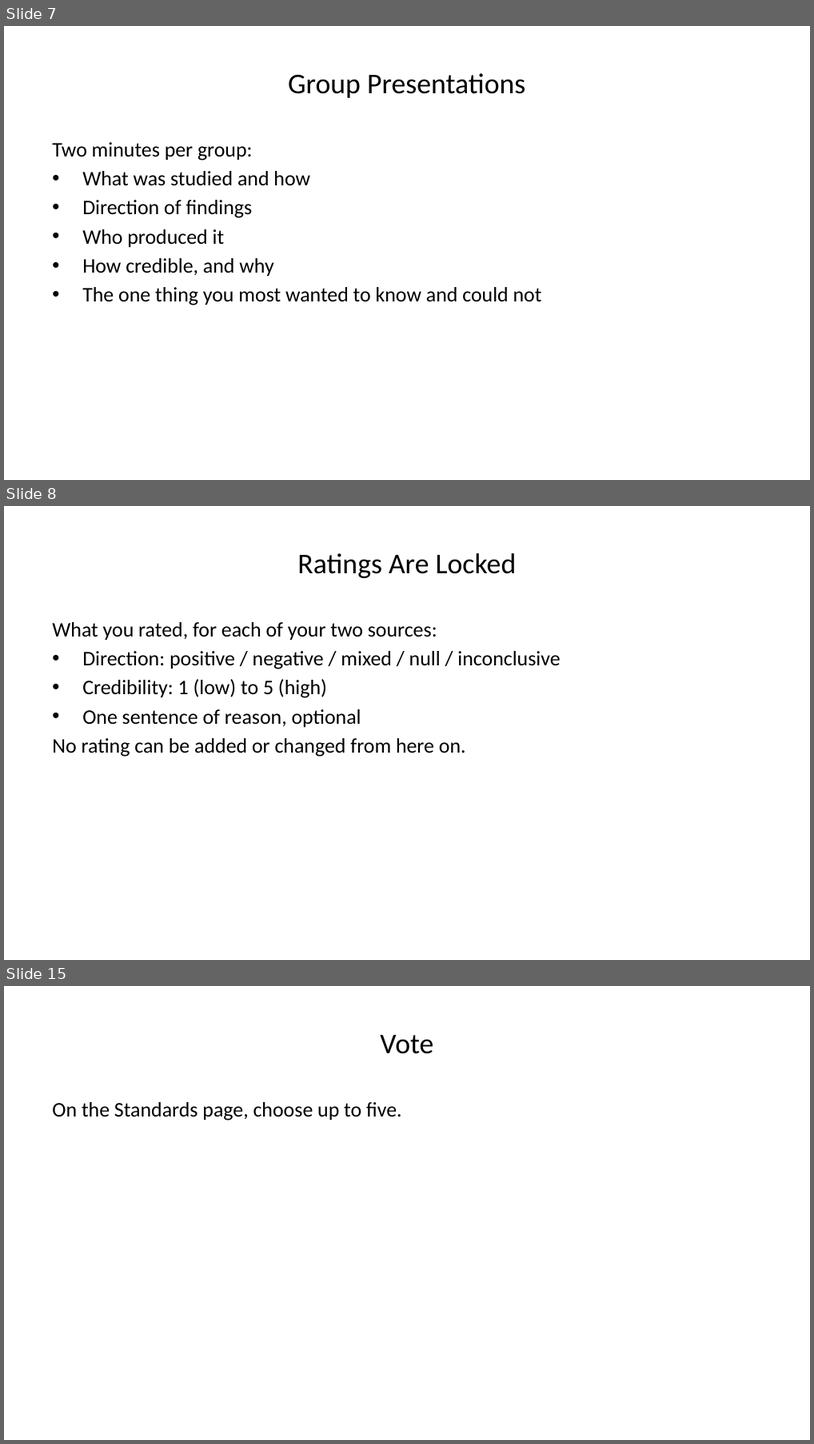
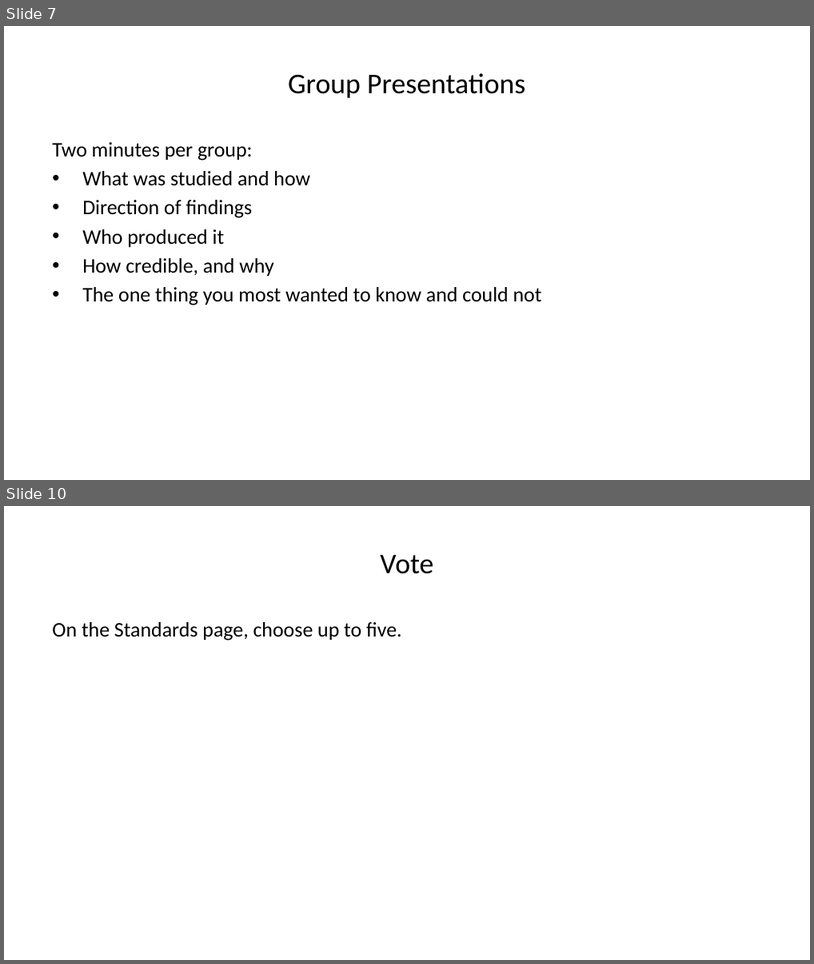
Before and after one commit to steffenerickson/edtech-evidence-lab, a slide deck: slides/output/edtech_slides_v2.pptx. Shown one above the other, each under a label of ours: slides 7, 8 and 15 before the commit, slides 7 and 10 after it; the slides between them are not shown. The pictures are 814x1444 and 814x964 pixels, drawn with LibreOffice and Linux fonts; fonts in the diff are those of the drawing. Boxes give left, top, right and bottom in pixels: in the first picture for what was removed or moved away, otherwise in the second. Text is boxed around its words. In the diff, an @@ line names an element or a change of style, - is before the commit and + after.

```diff
--- a/slides/output/edtech_slides_v2.pptx
+++ b/slides/output/edtech_slides_v2.pptx
@@ slide 8 removed at bbox=[4, 506, 810, 960], background #FFFFFF @@
@@ title removed at bbox=[298, 553, 517, 578] @@
-Ratings Are Locked
@@ text removed at bbox=[52, 622, 560, 756] @@
-What you rated, for each of your two sources:
-• Direction: positive / negative / mixed / null / inconclusive
-• Credibility: 1 (low) to 5 (high)
-• One sentence of reason, optional
-No rating can be added or changed from here on.
@@ what was slide 15 is now slide 10 @@
```
Also in this commit, not shown: 4 slides changed, 1 slide added, 5 other slides removed, 10 other files.
